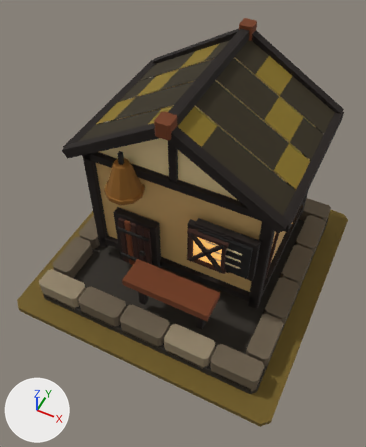
A saved change to the glTF model art/schoolroom_t4/schoolroom_t4.glb.
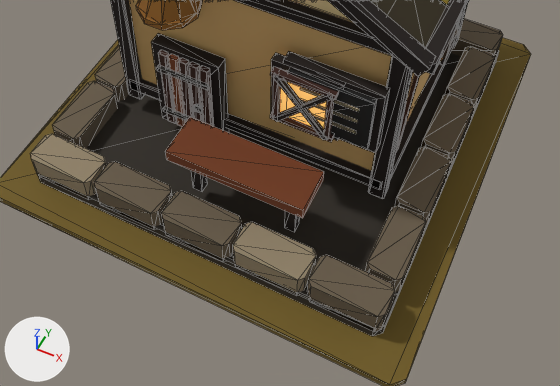
Old and new are each drawn whole from a 50 mm camera at (1.23, -2.67, 3.81) aimed at (0.01, -0.24, 0.77) and again close up on the part from 5% to 100% of the width and 42% to 95% of the height. Lighting does not change. The marker at lower left points along +X, +Y and +Z. The last two pictures show the newer version. The close-ups show mesh edges as thin lines.

The first close-up shows 'MMR | schoolroom | T04 Architecture.001', 'MMR | schoolroom | Tier 04 Ground.001'.
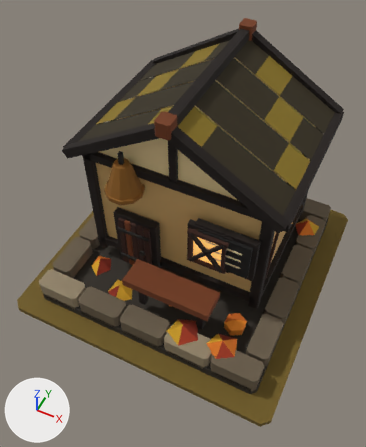
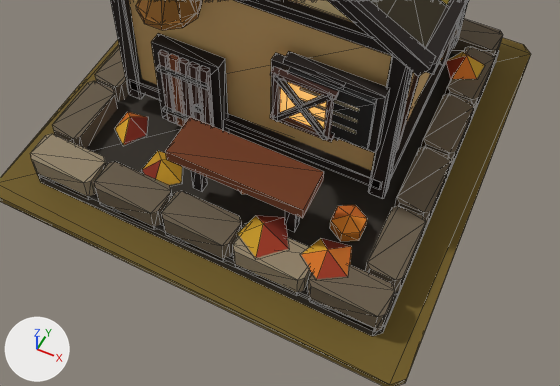
Location of each change, (x1, y1, x2, y2) in pixels of the close-ups (560 x 386 px):
'MMR | schoolroom | T04 Autumn Dressing.001', added: after (115, 52, 484, 279)

What the commit changed:
Mesh me_mmr___schoolroom___t04_autumn_dressing_001 is new.
It has 56 vertices, 61 faces and spans x -0.76..0.97, y -0.99..0.74, z 0.08..0.32.
It uses material mat_mmr___shared_palette_atlas (picture img_mmr_shared_color_palette_64).
Object 'MMR | schoolroom | T04 Autumn Dressing.001' (ob_mmr___schoolroom___t04_autumn_dressing_001) is new; it shows me_mmr___schoolroom___t04_autumn_dressing_001.
Its location is (0.0, 0.0, 0.05).
